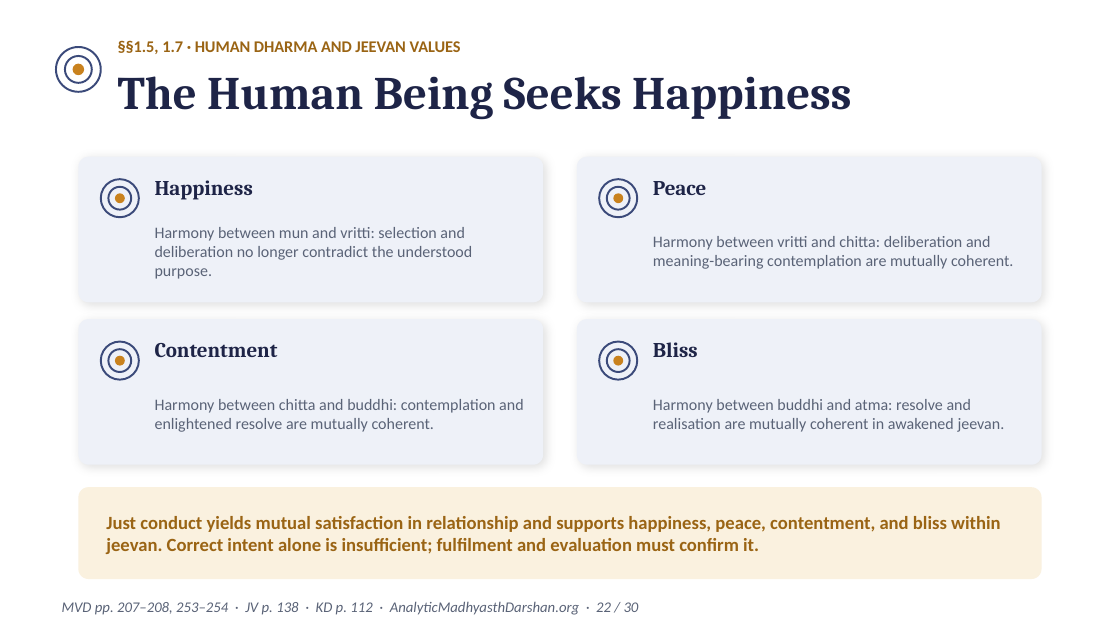
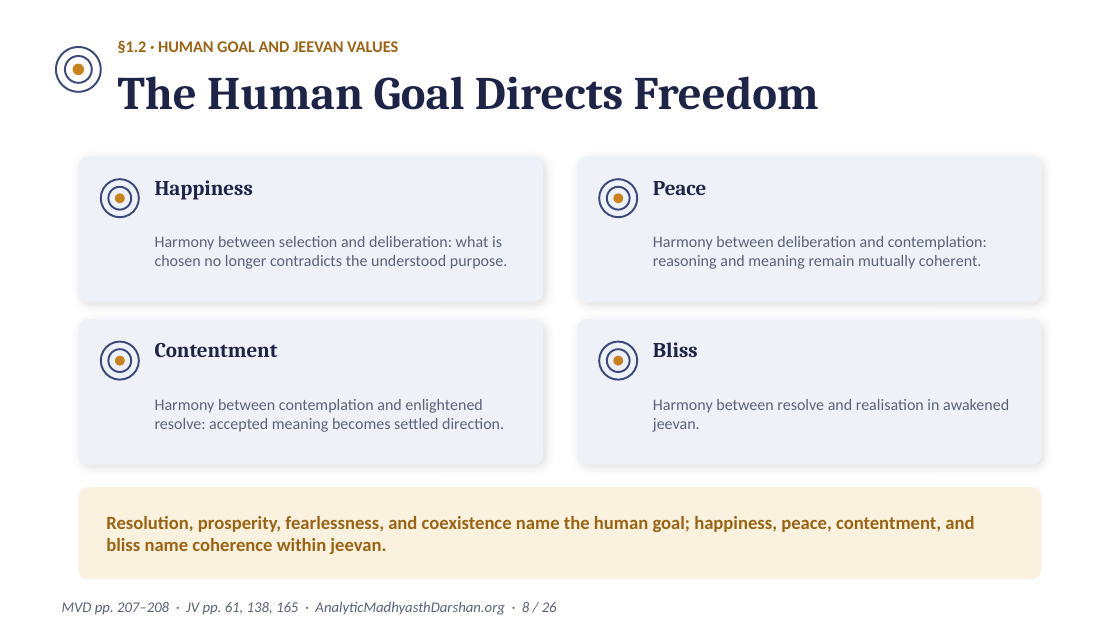
Before and after one commit to raghavamohan/AnalyticMadhyasthDarshan, a slide deck: slide 8 of Studies/The-Epistemology-of-Coexistence/The-Epistemology-of-Coexistence-Madhyasth-Darshan.pptx (slide 22 before the commit). Drawn at 1120x630 pixels with LibreOffice and Linux fonts; fonts in the diff are those of the drawing. Boxes give left, top, right and bottom in pixels: in the first picture for what was removed or moved away, otherwise in the second. Text is boxed around its words. In the diff, an @@ line names an element or a change of style, - is before the commit and + after.

Commit message:
Update epistemology Madhyasth Darshan deck

```diff
--- a/Studies/The-Epistemology-of-Coexistence/The-Epistemology-of-Coexistence-Madhyasth-Darshan.pptx
+++ b/Studies/The-Epistemology-of-Coexistence/The-Epistemology-of-Coexistence-Madhyasth-Darshan.pptx
@@ text at (x1=118, y1=40, x2=398, y2=53): text changed @@
-§§1.5, 1.7 · HUMAN DHARMA AND JEEVAN VALUES
+§1.2 · HUMAN GOAL AND JEEVAN VALUES
@@ text at (x1=118, y1=76, x2=819, y2=110): text changed @@
-The Human Being Seeks Happiness
+The Human Goal Directs Freedom
@@ text at (x1=155, y1=236, x2=508, y2=269): text changed @@
-Harmony between mun and vritti: selection and deliberation no longer contradict the understood purpose.
+Harmony between selection and deliberation: what is chosen no longer contradicts the understood purpose.
@@ text at (x1=653, y1=236, x2=987, y2=269): text changed @@
-Harmony between vritti and chitta: deliberation and meaning-bearing contemplation are mutually coherent.
+Harmony between deliberation and contemplation: reasoning and meaning remain mutually coherent.
@@ text at (x1=155, y1=399, x2=504, y2=432): text changed @@
-Harmony between chitta and buddhi: contemplation and enlightened resolve are mutually coherent.
+Harmony between contemplation and enlightened resolve: accepted meaning becomes settled direction.
@@ text at (x1=653, y1=399, x2=1009, y2=432): text changed @@
-Harmony between buddhi and atma: resolve and realisation are mutually coherent in awakened jeevan.
+Harmony between resolve and realisation in awakened jeevan.
@@ text at (x1=106, y1=516, x2=974, y2=554): text changed @@
-Just conduct yields mutual satisfaction in relationship and supports happiness, peace, contentment, and bliss within jeevan. Correct intent alone is insufficient; fulfilment and evaluation must confirm it.
+Resolution, prosperity, fearlessness, and coexistence name the human goal; happiness, peace, contentment, and bliss name coherence within jeevan.
@@ text at (x1=62, y1=601, x2=557, y2=615): text changed @@
-MVD pp. 207–208, 253–254 · JV p. 138 · KD p. 112 · AnalyticMadhyasthDarshan.org · 22 / 30
+MVD pp. 207–208 · JV pp. 61, 138, 165 · AnalyticMadhyasthDarshan.org · 8 / 26
```
Also in this commit, not shown: 17 other slides changed, 8 slides added, 12 slides removed, 5 other files.
